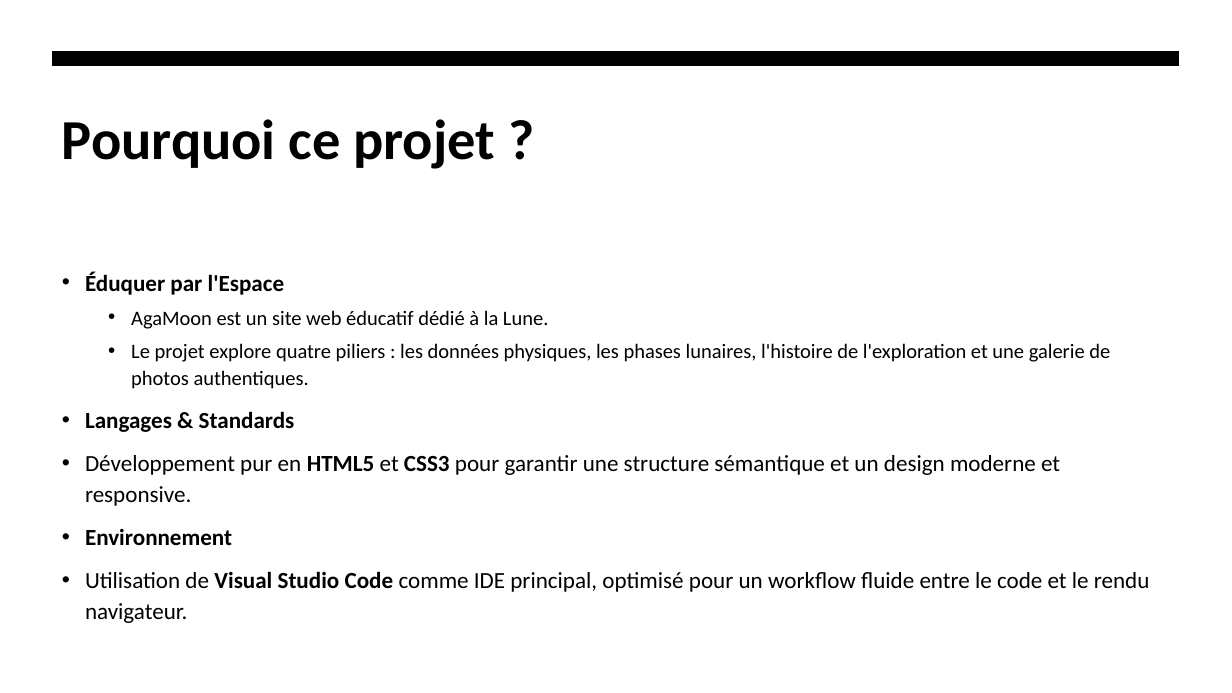
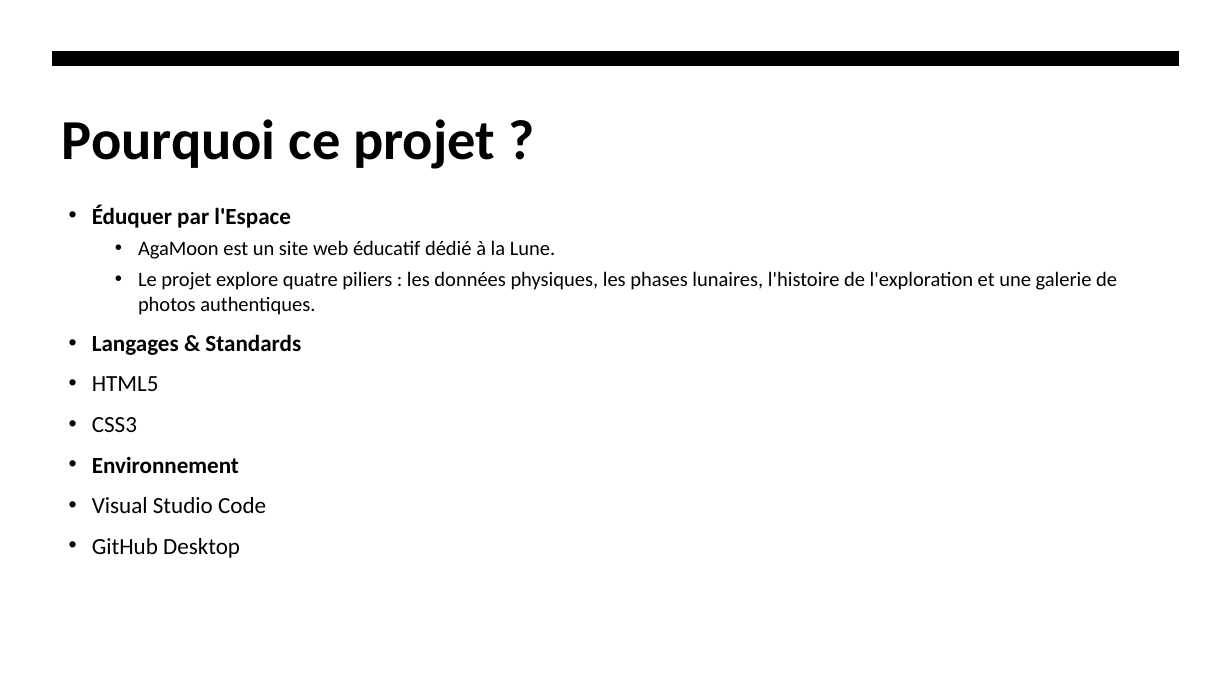
Before and after one commit to Agashae/MoonWebsite, a slide deck: slide 7 of annexe/Presentation.pptx. Drawn at 1232x693 pixels with LibreOffice and Linux fonts; fonts in the diff are those of the drawing. Boxes give left, top, right and bottom in pixels: in the first picture for what was removed or moved away, otherwise in the second. Text is boxed around its words. In the diff, an @@ line names an element or a change of style, - is before the commit and + after.

```diff
--- a/annexe/Presentation.pptx
+++ b/annexe/Presentation.pptx
@@ text "Éduquer par l'Espace": place and size @@
-text "Éduquer par l'Espace" at [85,271,1150,623]
+text "Éduquer par l'Espace" at [92,204,1117,558]
@@ text at [92,204,1117,473]: line spacing 1.1 to 1 @@
@@ text at [92,376,159,432]: text changed @@
-• Développement pur en HTML5 et CSS3 pour garantir une structure sémantique et un design moderne et responsive.
+• HTML5
+• CSS3
@@ text at [92,497,266,558]: text changed @@
-• Utilisation de Visual Studio Code comme IDE principal, optimisé pour un workflow fluide entre le code et le rendu navigateur.
+• Visual Studio Code
+• GitHub Desktop
```
Also in this commit, not shown: 5 other slides changed, 1 slide added, 2 slides removed, 4 other files.
